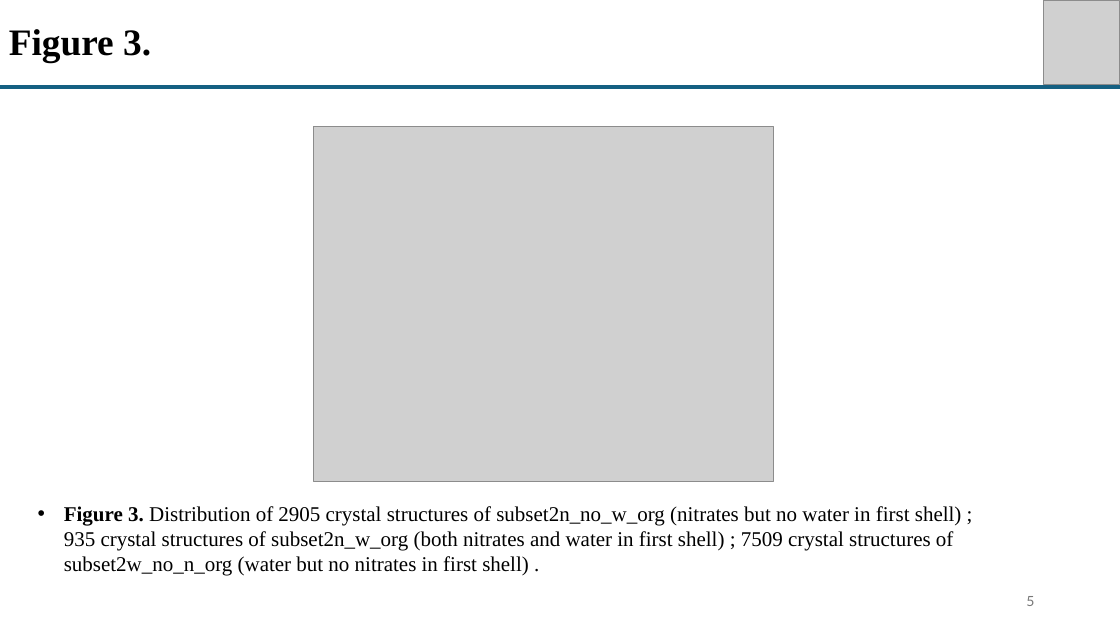
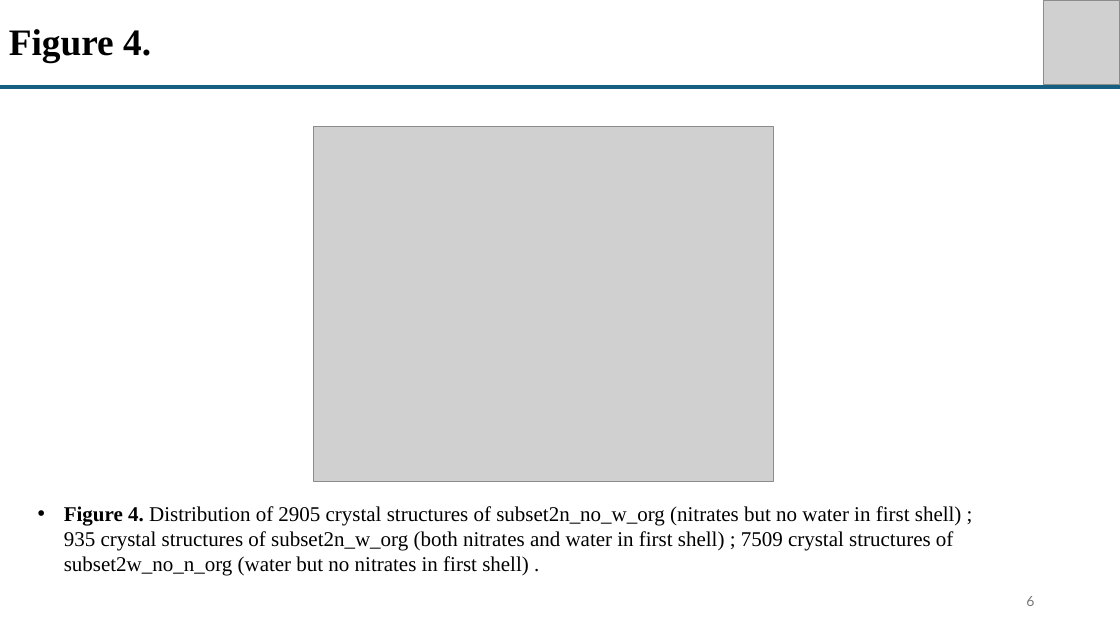
Before and after one commit to sheinlee/nitrate_and_water_in_csd, a slide deck: slide 6 of Figure in paper 2.pptx (slide 5 before the commit). Drawn at 1120x630 pixels with LibreOffice and Linux fonts; fonts in the diff are those of the drawing; grey boxes stand for pictures. Boxes give left, top, right and bottom in pixels: in the first picture for what was removed or moved away, otherwise in the second. Text is boxed around its words. In the diff, an @@ line names an element or a change of style, - is before the commit and + after.

```diff
--- a/Figure in paper 2.pptx
+++ b/Figure in paper 2.pptx
@@ title at [9, 29, 151, 62]: text changed @@
-Figure 3.
+Figure 4.
@@ text at [64, 506, 962, 576]: text changed @@
-• Figure 3. Distribution of 2905 crystal structures of subset2n_no_w_org (nitrates but no water in first shell) ; 935 crystal structures of subset2n_w_org (both nitrates and water in first shell) ; 7509 crystal structures of subset2w_no_n_org (water but no nitrates in first shell) .
+• Figure 4. Distribution of 2905 crystal structures of subset2n_no_w_org (nitrates but no water in first shell) ; 935 crystal structures of subset2n_w_org (both nitrates and water in first shell) ; 7509 crystal structures of subset2w_no_n_org (water but no nitrates in first shell) .
@@ page number at [1026, 596, 1034, 606]: text changed @@
-5
+6
```
Also in this commit, not shown: 6 other slides changed, 2 slides added, 7 other files.
